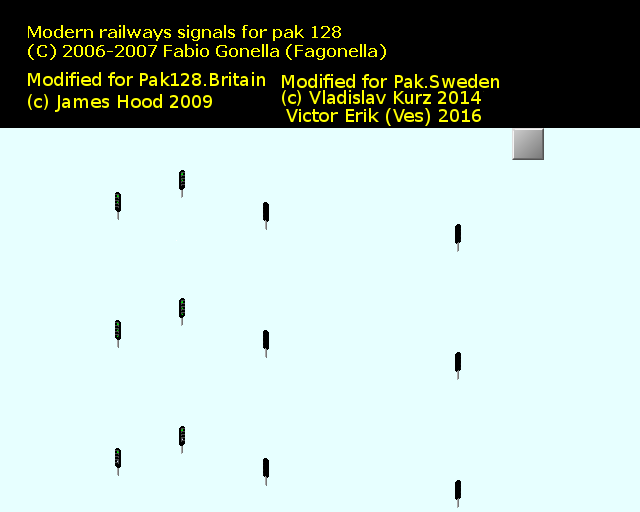
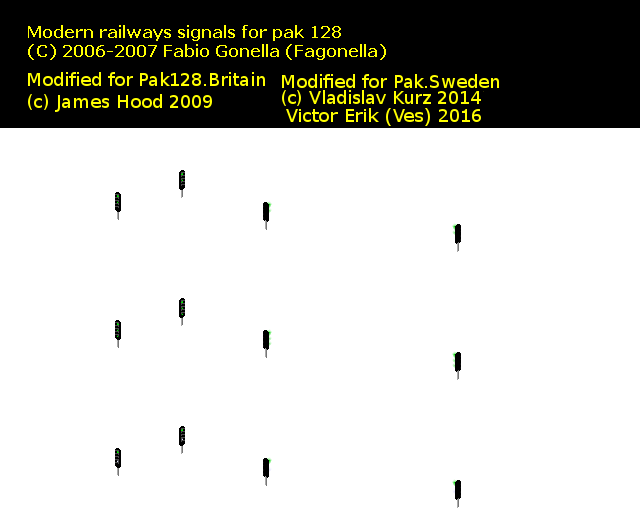
Two versions of the same layered image (w=640, h=512). Layer-by-layer changes:
added layer "Flare" above "Bakgrund" over [267, 201, 457, 494]
hid "Bakgrund" over [0, 128, 640, 512]
